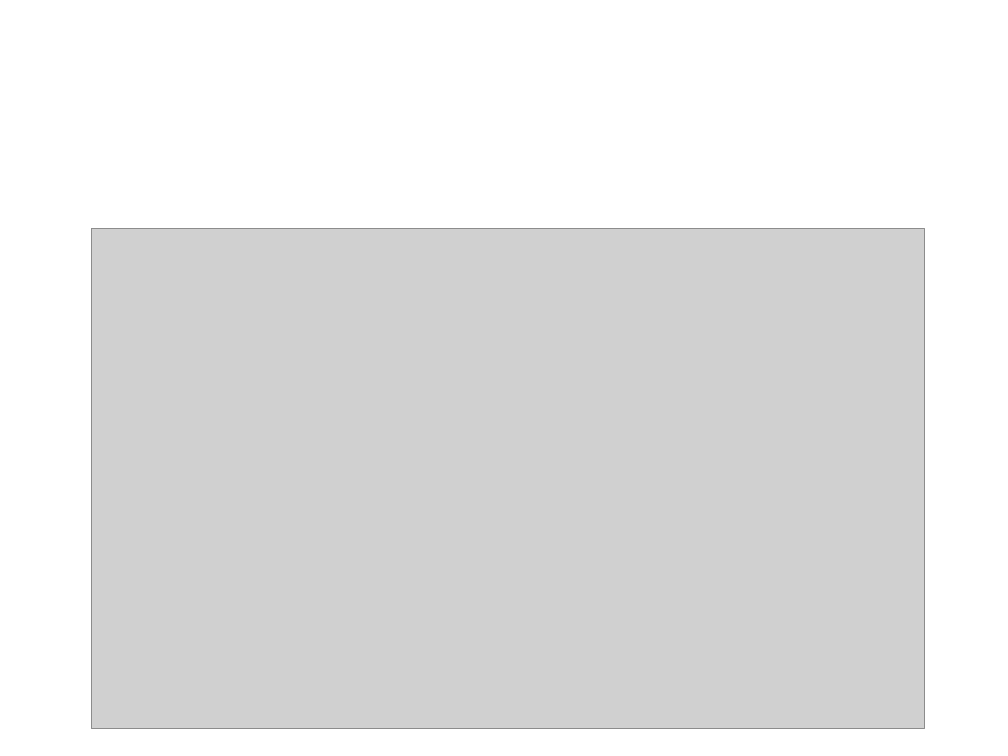
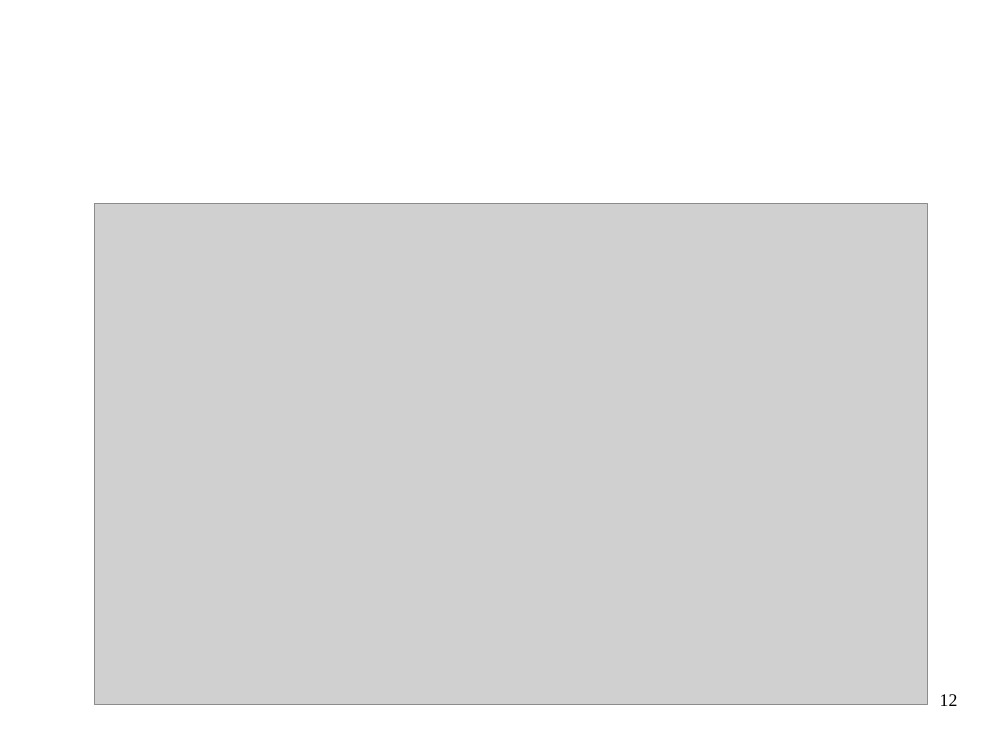
Before and after one commit to Tyboon/PFE, a slide deck: slide 12 of Presentation.odp. Drawn at 1008x756 pixels with LibreOffice and Linux fonts; fonts in the diff are those of the drawing; grey boxes stand for pictures; background and template pictures are left out. Boxes give left, top, right and bottom in pixels: in the first picture for what was removed or moved away, otherwise in the second. Text is boxed around its words. In the diff, an @@ line names an element or a change of style, - is before the commit and + after.

```diff
--- a/Presentation.odp
+++ b/Presentation.odp
@@ picture: place and size @@
-picture at <box>91,229,925,729</box>
+picture at <box>95,204,928,704</box>
@@ page number added at <box>940,694,958,706</box>, 14 pt, text #000000 @@
+12
```
Also in this commit, not shown: 15 other slides changed, 4 slides added, 3 slides removed, 1 other file.
